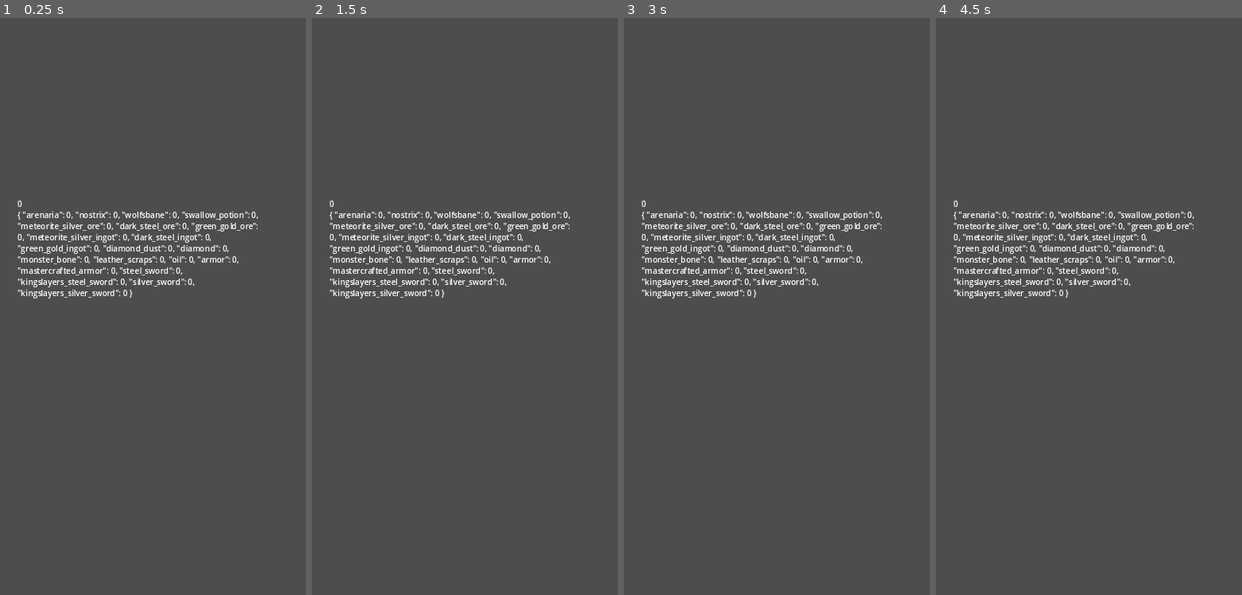
Above: before the commit, frames 1-4 (left to right).
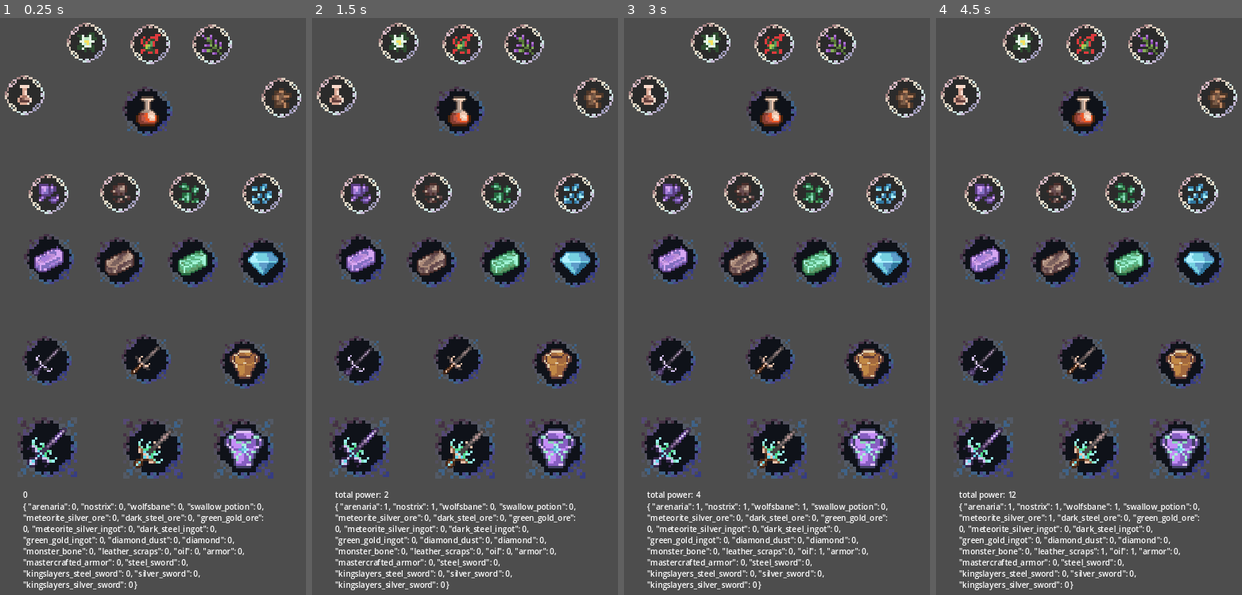
Above: after the commit, the same moments.

Repository: alexg-lviv/Mori-Bazius-Frontend
Game: Godot game, scene res://src/scenes/Main.tscn
Two runs of this game, one before a commit and one after it. Both use one fixed random seed, a clock stepped at 60 frames per second and the inputs below.
Inputs (mouse positions are in pixels of both pictures, inside the frame that each line leads up to):
- Up to frame 1 (0.25 s): no input
- Up to frame 2 (1.5 s): click (397, 41) at 0.52 s; click (461, 46) at 1.27 s
- Up to frame 3 (3 s): click (835, 46) at 2.02 s; click (648, 93) at 2.77 s
- Up to frame 4 (4.5 s): click (1217, 98) at 3.52 s; click (984, 191) at 4.27 s

The runs differ from the first frame. In frame 1, 22% of the frame differs, in the area x 1-99%, y 0-100%; in frame 2, 22%; in frame 3, 22%; in frame 4, 22%.

Commit message:
Butts online without sms and registration

Diff:
--- a/src/src/scenes/Main.tscn
+++ b/src/src/scenes/Main.tscn
@@ -1,7 +1,10 @@
-[gd_scene load_steps=3 format=3 uid="uid://856gt2srm51g"]
+[gd_scene load_steps=6 format=3 uid="uid://856gt2srm51g"]
 
 [ext_resource type="Script" path="res://src/scenes/Main.gd" id="1_ffidp"]
 [ext_resource type="PackedScene" uid="uid://cbog86ioeumba" path="res://src/scenes/UI/HUD.tscn" id="1_lvsag"]
+[ext_resource type="PackedScene" uid="uid://cl4wpxt8kb3ce" path="res://src/scenes/buttons/Clickable.tscn" id="3_7anil"]
+[ext_resource type="PackedScene" uid="uid://ce2attkcv2r11" path="res://src/scenes/buttons/Craftable.tscn" id="4_57uli"]
+[ext_resource type="PackedScene" uid="uid://dfy2ac8nab5dc" path="res://src/scenes/buttons/Upgrades.tscn" id="5_xcyoc"]
 
 [node name="Main" type="Control"]
 layout_mode = 3
@@ -22,16 +25,176 @@
 grow_horizontal = 2
 grow_vertical = 2
 
+[node name="Arenaria" parent="Clickables" instance=ExtResource("3_7anil")]
+layout_mode = 0
+offset_left = 194.0
+offset_top = 78.0
+offset_right = 274.0
+offset_bottom = 158.0
+_name = "arenaria"
+
+[node name="Nostrix" parent="Clickables" instance=ExtResource("3_7anil")]
+layout_mode = 0
+offset_left = 322.0
+offset_top = 81.0
+offset_right = 402.0
+offset_bottom = 161.0
+_name = "nostrix"
+
+[node name="Wolfsbane" parent="Clickables" instance=ExtResource("3_7anil")]
+layout_mode = 0
+offset_left = 446.0
+offset_top = 82.0
+offset_right = 526.0
+offset_bottom = 162.0
+_name = "wolfsbane"
+
+[node name="Oil" parent="Clickables" instance=ExtResource("3_7anil")]
+layout_mode = 0
+offset_left = 69.0
+offset_top = 184.0
+offset_right = 149.0
+offset_bottom = 264.0
+_name = "oil"
+
+[node name="Leather" parent="Clickables" instance=ExtResource("3_7anil")]
+layout_mode = 0
+offset_left = 586.0
+offset_top = 189.0
+offset_right = 666.0
+offset_bottom = 269.0
+_name = "leather_scraps"
+
+[node name="SilverOre" parent="Clickables" instance=ExtResource("3_7anil")]
+layout_mode = 0
+offset_left = 117.0
+offset_top = 382.0
+offset_right = 197.0
+offset_bottom = 462.0
+_name = "meteorite_silver_ore"
+
+[node name="SteelOre" parent="Clickables" instance=ExtResource("3_7anil")]
+layout_mode = 0
+offset_left = 261.0
+offset_top = 380.0
+offset_right = 341.0
+offset_bottom = 460.0
+_name = "dark_steel_ore"
+
+[node name="GoldOre" parent="Clickables" instance=ExtResource("3_7anil")]
+layout_mode = 0
+offset_left = 400.0
+offset_top = 380.0
+offset_right = 480.0
+offset_bottom = 460.0
+_name = "green_gold_ore"
+
+[node name="DiamondDust" parent="Clickables" instance=ExtResource("3_7anil")]
+layout_mode = 0
+offset_left = 547.0
+offset_top = 381.0
+offset_right = 627.0
+offset_bottom = 461.0
+_name = "diamond_dust"
+
 [node name="Craftables" type="Control" parent="."]
 anchors_preset = 0
 
+[node name="Swallow" parent="Craftables" instance=ExtResource("4_57uli")]
+layout_mode = 0
+offset_left = 306.0
+offset_top = 206.0
+offset_right = 406.0
+offset_bottom = 306.0
+_name = "swallow_potion"
+
+[node name="SilverIngot" parent="Craftables" instance=ExtResource("4_57uli")]
+layout_mode = 0
+offset_left = 108.0
+offset_top = 503.0
+offset_right = 208.0
+offset_bottom = 603.0
+_name = "meteorite_silver_ingot"
+
+[node name="SteelIngot" parent="Craftables" instance=ExtResource("4_57uli")]
+layout_mode = 0
+offset_left = 250.0
+offset_top = 509.0
+offset_right = 350.0
+offset_bottom = 609.0
+_name = "dark_steel_ingot"
+
+[node name="GoldIngot" parent="Craftables" instance=ExtResource("4_57uli")]
+layout_mode = 0
+offset_left = 397.0
+offset_top = 509.0
+offset_right = 497.0
+offset_bottom = 609.0
+_name = "green_gold_ingot"
+
+[node name="Diamond" parent="Craftables" instance=ExtResource("4_57uli")]
+layout_mode = 0
+offset_left = 539.0
+offset_top = 510.0
+offset_right = 639.0
+offset_bottom = 610.0
+_name = "diamond"
+
+[node name="SilverSword" parent="Craftables" instance=ExtResource("4_57uli")]
+layout_mode = 0
+offset_left = 104.0
+offset_top = 707.0
+offset_right = 204.0
+offset_bottom = 807.0
+_name = "silver_sword"
+
+[node name="SteelSword" parent="Craftables" instance=ExtResource("4_57uli")]
+layout_mode = 0
+offset_left = 304.0
+offset_top = 704.0
+offset_right = 404.0
+offset_bottom = 804.0
+_name = "steel_sword"
+
+[node name="Armor" parent="Craftables" instance=ExtResource("4_57uli")]
+layout_mode = 0
+offset_left = 502.0
+offset_top = 713.0
+offset_right = 602.0
+offset_bottom = 813.0
+_name = "armor"
+
+[node name="KingSilverSword" parent="Craftables" instance=ExtResource("5_xcyoc")]
+layout_mode = 0
+offset_left = 94.0
+offset_top = 871.0
+offset_right = 214.0
+offset_bottom = 991.0
+_name = "kingslayers_silver_sword"
+
+[node name="KingSteelSword" parent="Craftables" instance=ExtResource("5_xcyoc")]
+layout_mode = 0
+offset_left = 308.0
+offset_top = 873.0
+offset_right = 428.0
+offset_bottom = 993.0
+_name = "kingslayers_steel_sword"
+
+[node name="MasterArmor" parent="Craftables" instance=ExtResource("5_xcyoc")]
+layout_mode = 0
+offset_left = 490.0
+offset_top = 873.0
+offset_right = 610.0
+offset_bottom = 993.0
+_name = "mastercrafted_armor"
+
 [node name="ItemsText" type="RichTextLabel" parent="."]
 custom_minimum_size = Vector2(500, 100)
 layout_mode = 0
-offset_left = 94.0
-offset_top = 430.0
-offset_right = 594.0
-offset_bottom = 937.0
+offset_left = 105.0
+offset_top = 1015.0
+offset_right = 605.0
+offset_bottom = 1279.0
 
 [node name="SaveTimer" type="Timer" parent="."]
 wait_time = 30.0
--- a/src/src/scenes/buttons/Craftable.tscn
+++ b/src/src/scenes/buttons/Craftable.tscn
@@ -6,7 +6,7 @@
 [ext_resource type="Script" path="res://src/scenes/buttons/Craftable.gd" id="3_dh0d2"]
 
 [node name="Craftable" instance=ExtResource("1_8q1hi")]
-custom_minimum_size = Vector2(120, 120)
+custom_minimum_size = Vector2(100, 100)
 texture_normal = ExtResource("1_dd0jc")
 texture_disabled = ExtResource("2_nydha")
 script = ExtResource("3_dh0d2")
--- a/src/src/scenes/buttons/Upgrades.tscn
+++ b/src/src/scenes/buttons/Upgrades.tscn
@@ -5,6 +5,6 @@
 [ext_resource type="Texture2D" uid="uid://d3xo8rppdq8hu" path="res://art/UI/buttons/upgrade_disabled_butt.png" id="3_ki8ss"]
 
 [node name="Upgrades" instance=ExtResource("1_2btxo")]
-custom_minimum_size = Vector2(150, 150)
+custom_minimum_size = Vector2(120, 120)
 texture_normal = ExtResource("2_4y7c0")
 texture_disabled = ExtResource("3_ki8ss")
--- a/src/src/singletons/Events.gd
+++ b/src/src/singletons/Events.gd
@@ -30,21 +30,21 @@
 
 func _on_save():
 	print("Save emitted")
-	var err = _POST.request(
-		#TODO: player id
-		_url,
-		["Content-Type: application/json"],
-		HTTPClient.METHOD_POST,
-		JSON.stringify(Items.qty)
-	)
+#	var err = _POST.request(
+#		#TODO: player id
+#		_url,
+#		["Content-Type: application/json"],
+#		HTTPClient.METHOD_POST,
+#		JSON.stringify(Items.qty)
+#	)
 	# TODO: error checks
 
 func _on_pull():
 	print("Load emitted")
-	var err = _GET.request(
-		#TODO: player id
-		_url,
-	)
+#	var err = _GET.request(
+#		#TODO: player id
+#		_url,
+#	)
 	# TODO: error checks
 
 func _on_post_request_completed(result, response_code, headers, body):
